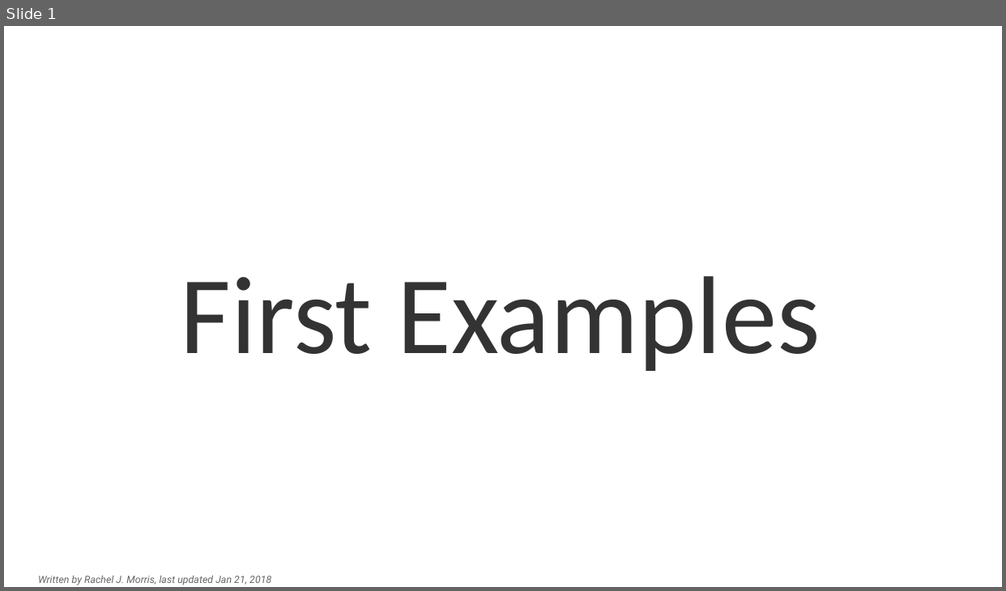
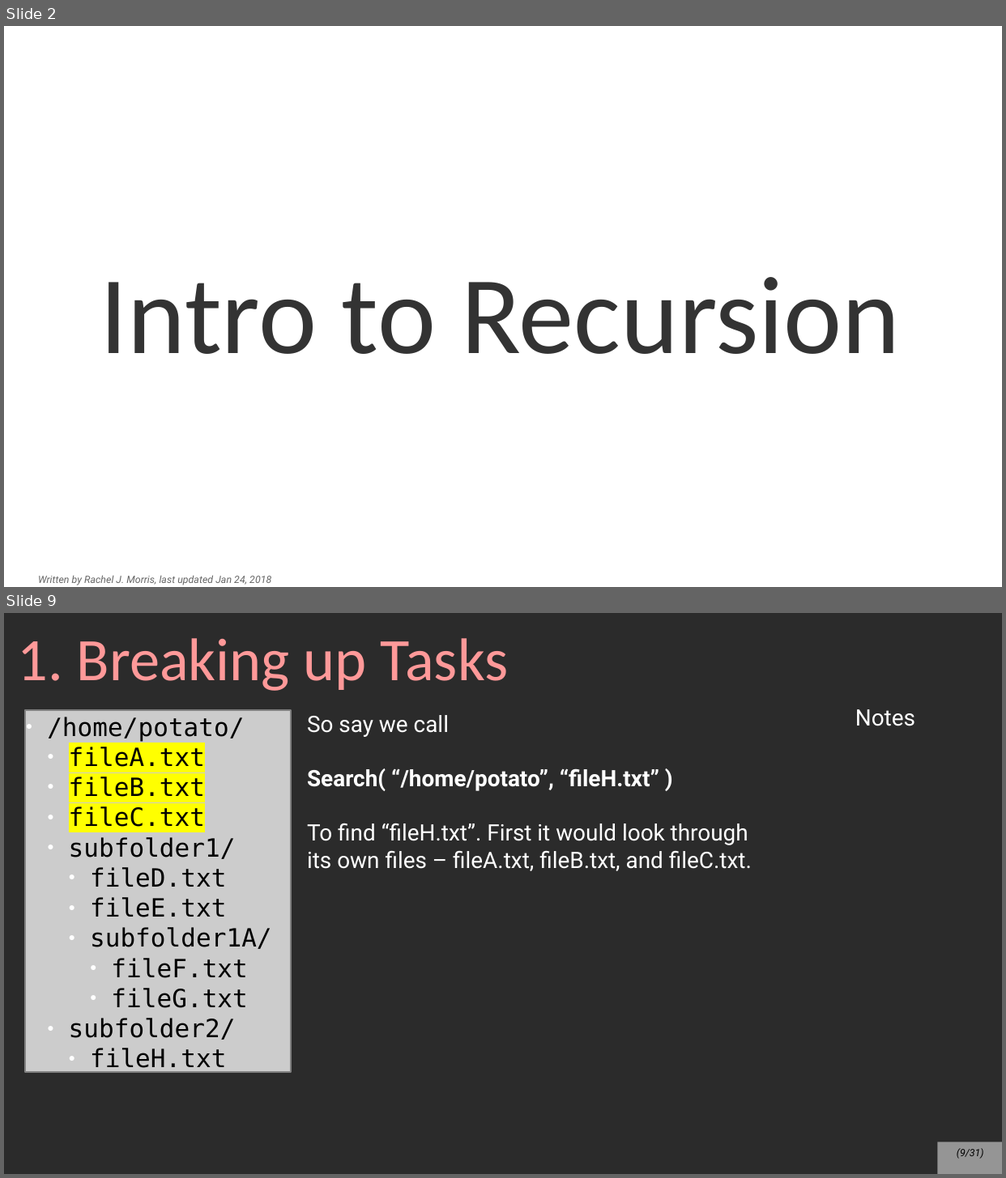
Before and after one commit to mariamhabib/CS250-Data-Structures, a slide deck: Lectures/Slides/Recursion.odp. Shown one above the other, each under a label of ours: slide 1 before the commit, slides 2 and 9 after it; the slides between them are not shown. The pictures are 1006x591 and 1006x1178 pixels, drawn with LibreOffice and Linux fonts; fonts in the diff are those of the drawing; background and template pictures are left out; a plain dark background stands for a picture behind light text. Boxes give left, top, right and bottom in pixels: in the first picture for what was removed or moved away, otherwise in the second. Text is boxed around its words. In the diff, an @@ line names an element or a change of style, - is before the commit and + after.

Commit message:
Recursion lecture

```diff
--- a/Lectures/Slides/Recursion.odp
+++ b/Lectures/Slides/Recursion.odp
@@ slide 9 added at (4, 613, 1002, 1174), background picture (left out) @@
@@ title added at (18, 638, 509, 691), 48 pt, text #FF9999 @@
+1. Breaking up Tasks
@@ text added at (855, 709, 915, 726), 18 pt, text #FFFFFF @@
+Notes
@@ rectangle added at (25, 710, 291, 1072), fill #CCCCCC, outline #808080 1.45 pt, 20 pt, text #000000 @@
+● /home/potato/
+  ● fileA.txt
+  ● fileB.txt
+  ● fileC.txt
+  ● subfolder1/
+    ● fileD.txt
+    ● fileE.txt
+    ● subfolder1A/
+      ● fileF.txt
+      ● fileG.txt
+  ● subfolder2/
+    ● fileH.txt
@@ text added at (307, 715, 752, 871), 18 pt, text #FFFFFF @@
+So say we call
+Search( “/home/potato”, “fileH.txt” )
+To find “fileH.txt”. First it would look through its own files – fileA.txt, fileB.txt, and fileC.txt.
@@ page number added at (938, 1143, 1002, 1174), fill #FFFFFF at 50% opacity, 8 pt, text #000000, italic @@
+(9/31)
@@ what was slide 1 is now slide 2 @@
@@ slide 2 changed as well @@
@@ title at (100, 277, 900, 354): text changed @@
-First Examples
+Intro to Recursion
@@ text at (38, 575, 271, 586): text changed @@
-Written by Rachel J. Morris, last updated Jan 21, 2018
+Written by Rachel J. Morris, last updated Jan 24, 2018
```
Also in this commit, not shown: 29 other slides added, 5 slides removed, 1 other file.
